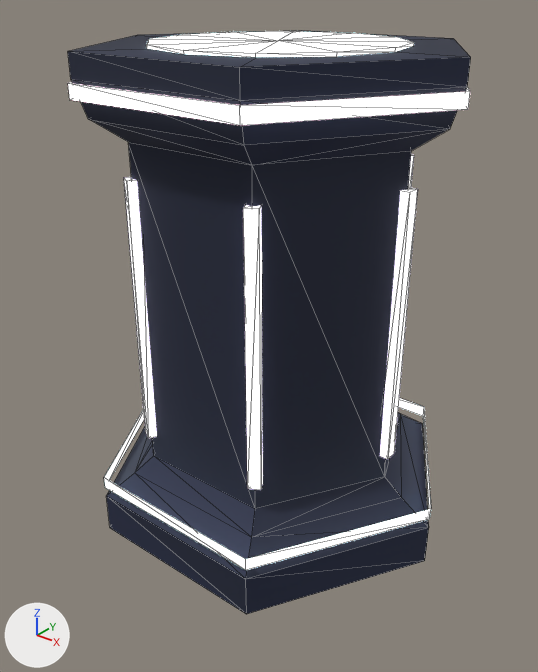
One commit to the glTF model foxspy/models/kit-tokyo-pedestal.glb: the scene before it, then after it.
The view is the same before and after, from a 50 mm lens placed at (0.811, -1.038, 1.004), pointed at (0.009, -0.036, 0.383). Every picture has the same lights, and +X, +Y and +Z are marked at lower left. The first picture is the older version. Mesh edges are drawn as thin lines. Vertices at exactly the same position are counted once.

Names of what the first picture shows: 'kit-tokyo-pedestal'.
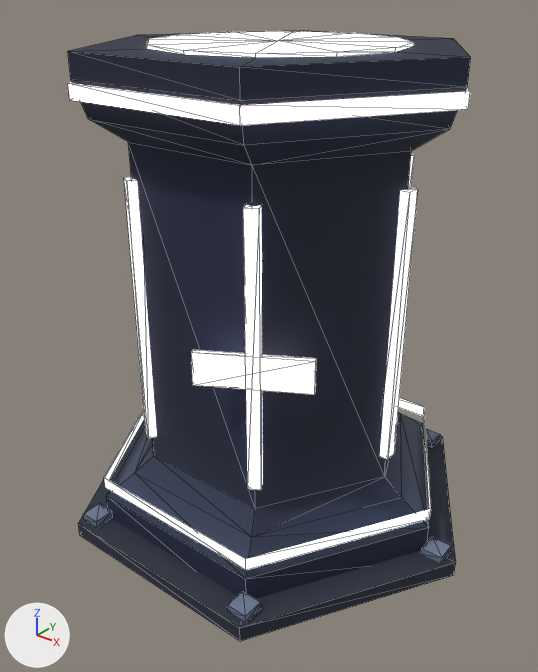
Location of each change, [x1, y1, x2, y2] in pixels of the pictures (538 x 672 px):
'kit-tokyo-pedestal', reshaped
    before: [68, 30, 471, 614]
    after: [68, 30, 471, 641]
part 1 of me_kit_tokyo_pedestal, added (blue)
    after: [78, 420, 456, 641]
part 2 of me_kit_tokyo_pedestal, added (blue)
    after: [421, 537, 451, 564]
part 3 of me_kit_tokyo_pedestal, added
    after: [423, 429, 441, 447]
part 4 of me_kit_tokyo_pedestal, added (blue)
    after: [83, 504, 112, 528]
part 5 of me_kit_tokyo_pedestal, added (blue)
    after: [227, 592, 261, 623]
part 6 of me_kit_tokyo_pedestal, added
    after: [191, 350, 316, 395]
part 7 of me_kit_tokyo_pedestal, recoloured
    before: [106, 310, 429, 614]
    after: [106, 310, 429, 596]

The edits, one by one:
me_kit_tokyo_pedestal is used by ob_kit_tokyo_pedestal; location (0.0, 0.0, 0.0).
Verts and faces of me_kit_tokyo_pedestal; kept vertices keep their numbers, new ones are numbered from 146.
me_kit_tokyo_pedestal had 146 vertices, 238 faces and spanned x -0.36..0.36, y -0.312..0.312, z 0.0..0.906.
me_kit_tokyo_pedestal now has 215 vertices, 344 faces and spans x -0.42..0.42, y -0.364..0.364, z 0.0..0.906.
me_kit_tokyo_pedestal part 1: a new loose piece, a 6-sided cylinder along z spanning x -0.42..0.42, y -0.364..0.364, z 0.0..0.03, in mat_main.
me_kit_tokyo_pedestal part 2: a new loose piece, a box spanning x 0.36..0.4, y -0.02..0.02, z 0.03..0.045, in mat_main.
me_kit_tokyo_pedestal part 3: a new loose piece, a box spanning x 0.17..0.21, y 0.309..0.349, z 0.03..0.045, in mat_main.
me_kit_tokyo_pedestal part 4: a new loose piece, a box spanning x -0.21..-0.17, y -0.349..-0.309, z 0.03..0.045, in mat_main.
me_kit_tokyo_pedestal part 5: a new loose piece, a box spanning x 0.17..0.21, y -0.349..-0.309, z 0.03..0.045, in mat_main.
Part 6, on me_kit_tokyo_pedestal:
New vertex 146 is at (0.049, -0.286, 0.4), pixel (192, 385).
New vertex 147 is at (0.049, -0.286, 0.46), pixel (190, 352).
New vertex 148 is at (0.044, -0.277, 0.4).
New vertex 149 is at (0.044, -0.277, 0.46), pixel (192, 349).
New vertices 150 to 153 stand at vertices 146 to 149, in that order, plus (0.174, 0.1, 0.0).
New faces: (146, 147, 148), (148, 149, 152), (150, 152, 153), (146, 150, 151), (146, 148, 152), (147, 151, 153) (mat_glow).
New faces: (147, 149, 148), (149, 153, 152), (150, 153, 151), (146, 151, 147), (146, 152, 150), (147, 153, 149) (mat_glow).
me_kit_tokyo_pedestal part 7: 16 kept faces spanning x -0.36..0.36, y -0.312..0.312, z 0.0..0.8 get new vertex colours.
Other edits to the shape of me_kit_tokyo_pedestal do not show in these pictures.
